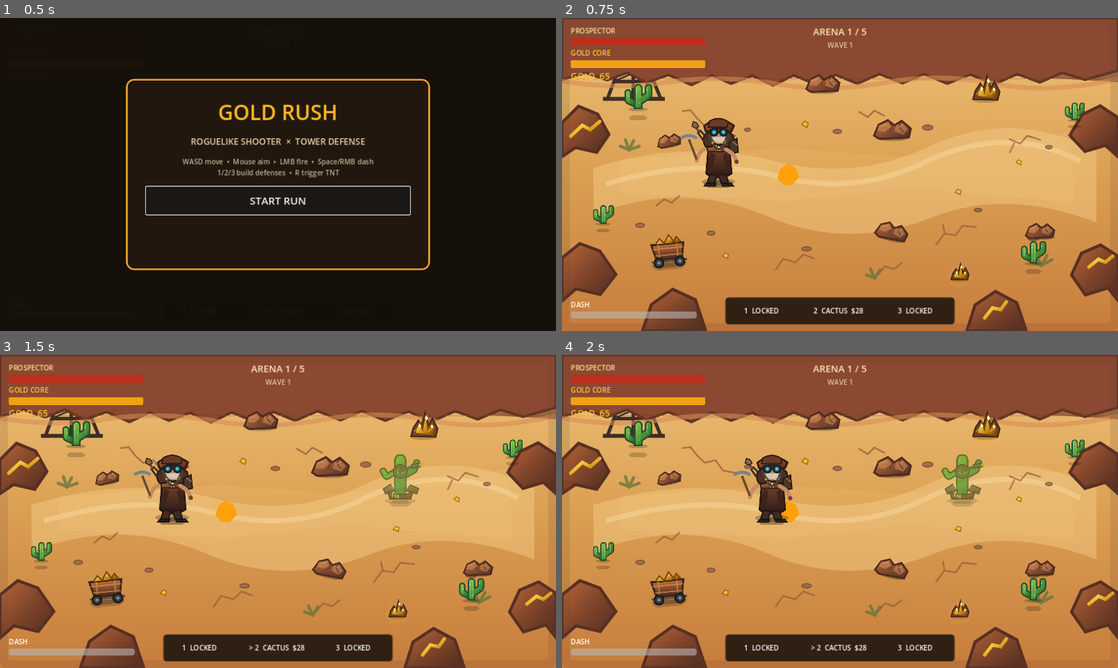
Above: before the commit, frames 1-4 (two rows, left to right).
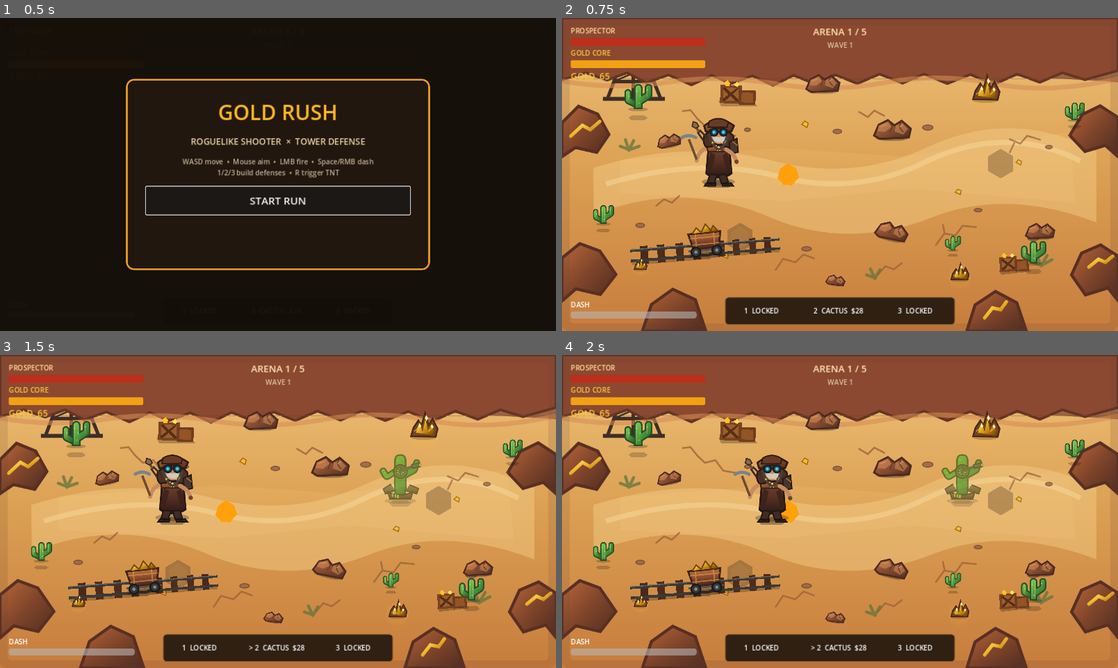
Above: after the commit, the same moments.

Repository: motomotoo1997-art/monster-quest
Game: Godot game, scene res://scenes/main/Main.tscn
Two runs of this game, one before a commit and one after it. Both use one fixed random seed, a clock stepped at 60 frames per second and the inputs below.
Inputs (mouse positions are in pixels of both pictures, inside the frame that each line leads up to):
- Up to frame 1 (0.5 s): no input
- Up to frame 2 (0.75 s): click "START RUN" at 0.5 s
- Up to frame 3 (1.5 s): tap Enter at 1.25 s; move the mouse to (400, 495) at 1.27 s; hold D (move_right) from 1.28 s (still down); tap E (ability_e) at 1.35 s
- Up to frame 4 (2 s): keep holding D (move_right)

Frame 1 is identical in both runs. In frame 2, 3.1% of the frame differs, in the area x 12-85%, y 19-86%; in frame 3, 3.1%; in frame 4, 3.1%.

Commit message:
art: densify Arena01 with editable mining props

Diff:
--- a/gold-rush-roguelike/scenes/arenas/Arena01.tscn
+++ b/gold-rush-roguelike/scenes/arenas/Arena01.tscn
@@ -1,10 +1,12 @@
-[gd_scene load_steps=9 format=3]
+[gd_scene load_steps=11 format=3]
 
 [ext_resource type="PackedScene" path="res://scenes/environment/CactusProp.tscn" id="1_cactus"]
 [ext_resource type="PackedScene" path="res://scenes/environment/RockClusterProp.tscn" id="2_rocks"]
 [ext_resource type="PackedScene" path="res://scenes/environment/MineCartProp.tscn" id="3_cart"]
 [ext_resource type="PackedScene" path="res://scenes/environment/GoldVeinProp.tscn" id="4_gold"]
 [ext_resource type="Texture2D" path="res://assets/environment/arena01_backdrop_v2.svg" id="5_backdrop"]
+[ext_resource type="PackedScene" path="res://scenes/environment/RailSegmentProp.tscn" id="6_rail"]
+[ext_resource type="PackedScene" path="res://scenes/environment/CrateStackProp.tscn" id="7_crates"]
 
 [sub_resource type="RectangleShape2D" id="BuildShape"]
 size = Vector2(1120,560)
@@ -25,6 +27,27 @@
 z_index = -20
 polygon = PackedVector2Array(134,326,504,299,785,319,1169,263,1182,425,800,392,516,421,135,403)
 color = Color(1,0.86,0.58,0.10)
+
+[node name="BuildPadA" type="Polygon2D" parent="."]
+z_index = -6
+position = Vector2(410,505)
+polygon = PackedVector2Array(0,-34,29,-17,29,17,0,34,-29,17,-29,-17)
+color = Color(0.31,0.22,0.15,0.34)
+[node name="BuildPadAInner" type="Polygon2D" parent="."]
+z_index = -5
+position = Vector2(410,505)
+polygon = PackedVector2Array(0,-25,21,-12,21,12,0,25,-21,12,-21,-12)
+color = Color(0.76,0.55,0.28,0.22)
+[node name="BuildPadB" type="Polygon2D" parent="."]
+z_index = -6
+position = Vector2(1010,335)
+polygon = PackedVector2Array(0,-34,29,-17,29,17,0,34,-29,17,-29,-17)
+color = Color(0.31,0.22,0.15,0.34)
+[node name="BuildPadBInner" type="Polygon2D" parent="."]
+z_index = -5
+position = Vector2(1010,335)
+polygon = PackedVector2Array(0,-25,21,-12,21,12,0,25,-21,12,-21,-12)
+color = Color(0.76,0.55,0.28,0.22)
 
 [node name="BuildZone" type="Area2D" parent="." groups=["build_zone"]]
 position = Vector2(640,360)
@@ -52,7 +75,6 @@
 collision_mask = 1
 [node name="CollisionShape2D" type="CollisionShape2D" parent="RockA"]
 shape = SubResource("RockShape")
-
 [node name="RockB" type="StaticBody2D" parent="."]
 position = Vector2(760,485)
 collision_layer = 1
@@ -67,6 +89,20 @@
 position = Vector2(760,485)
 rotation = 0.24
 scale = Vector2(0.92,0.92)
+[node name="RocksNorth" parent="." instance=ExtResource("2_rocks")]
+position = Vector2(600,145)
+scale = Vector2(0.95,0.95)
+[node name="RocksEast" parent="." instance=ExtResource("2_rocks")]
+position = Vector2(1100,485)
+scale = Vector2(0.82,0.82)
+[node name="RocksWest" parent="." instance=ExtResource("2_rocks")]
+position = Vector2(245,278)
+rotation = -0.18
+scale = Vector2(0.68,0.68)
+[node name="RocksSouthSmall" parent="." instance=ExtResource("2_rocks")]
+position = Vector2(630,600)
+rotation = 0.16
+scale = Vector2(0.54,0.54)
 
 [node name="CactusNW" parent="." instance=ExtResource("1_cactus")]
 position = Vector2(175,202)
@@ -80,25 +116,38 @@
 [node name="CactusEast" parent="." instance=ExtResource("1_cactus")]
 position = Vector2(1180,230)
 scale = Vector2(0.68,0.68)
+[node name="CactusMid" parent="." instance=ExtResource("1_cactus")]
+position = Vector2(900,530)
+scale = Vector2(0.55,0.55)
 
-[node name="RocksNorth" parent="." instance=ExtResource("2_rocks")]
-position = Vector2(600,145)
+[node name="RailA" parent="." instance=ExtResource("6_rail")]
+position = Vector2(250,540)
+rotation = -0.08
+scale = Vector2(1.08,1.08)
+[node name="RailB" parent="." instance=ExtResource("6_rail")]
+position = Vector2(420,526)
+rotation = -0.08
 scale = Vector2(0.95,0.95)
-[node name="RocksEast" parent="." instance=ExtResource("2_rocks")]
-position = Vector2(1100,485)
-scale = Vector2(0.82,0.82)
-[node name="RocksWest" parent="." instance=ExtResource("2_rocks")]
-position = Vector2(245,278)
-rotation = -0.18
-scale = Vector2(0.68,0.68)
-
 [node name="MineCart" parent="." instance=ExtResource("3_cart")]
-position = Vector2(245,545)
+position = Vector2(330,520)
 rotation = -0.10
 scale = Vector2(1.08,1.08)
+
+[node name="CratesNW" parent="." instance=ExtResource("7_crates")]
+position = Vector2(405,170)
+rotation = 0.04
+scale = Vector2(0.88,0.88)
+[node name="CratesSE" parent="." instance=ExtResource("7_crates")]
+position = Vector2(1040,560)
+rotation = -0.08
+scale = Vector2(0.72,0.72)
+
 [node name="GoldVein" parent="." instance=ExtResource("4_gold")]
 position = Vector2(975,170)
 scale = Vector2(0.92,0.92)
 [node name="GoldVeinSouth" parent="." instance=ExtResource("4_gold")]
 position = Vector2(915,590)
 scale = Vector2(0.62,0.62)
+[node name="GoldVeinWest" parent="." instance=ExtResource("4_gold")]
+position = Vector2(180,570)
+scale = Vector2(0.45,0.45)
